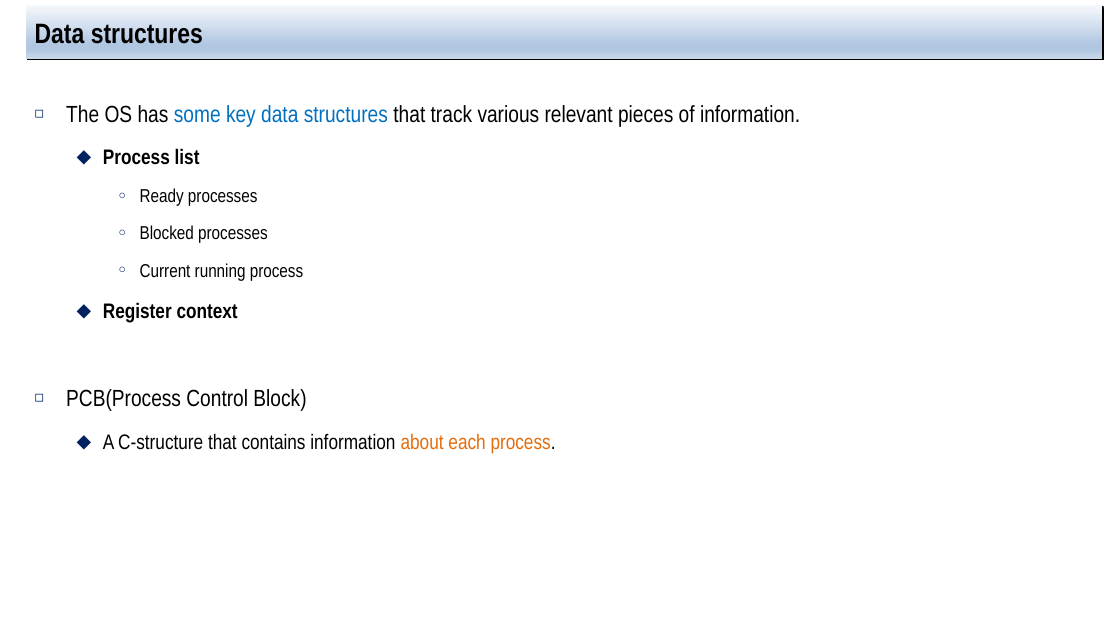
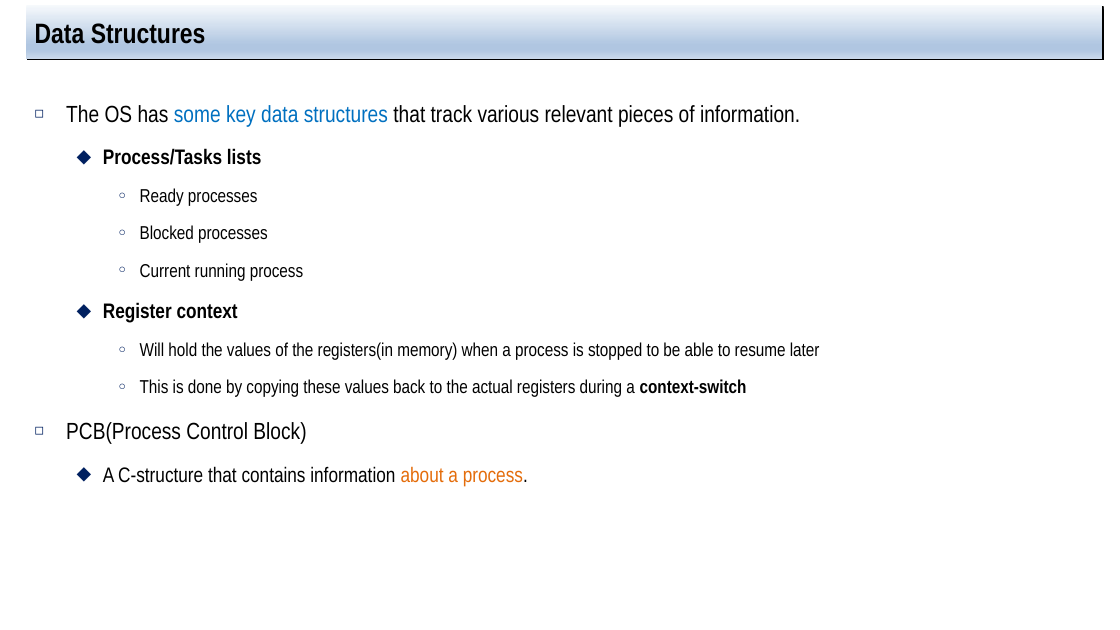
Before and after one commit to jachermocilla/extra-course-materials, a slide deck: slide 16 of cmsc125/ostep/slides/01.Virtualization/04.The_abstraction_the_process.pptx (slide 13 before the commit). Drawn at 1120x630 pixels with LibreOffice and Linux fonts; fonts in the diff are those of the drawing. Boxes give left, top, right and bottom in pixels: in the first picture for what was removed or moved away, otherwise in the second. Text is boxed around its words. In the diff, an @@ line names an element or a change of style, - is before the commit and + after.

```diff
--- a/cmsc125/ostep/slides/01.Virtualization/04.The_abstraction_the_process.pptx
+++ b/cmsc125/ostep/slides/01.Virtualization/04.The_abstraction_the_process.pptx
@@ title at [35, 20, 206, 44]: text changed @@
-Data structures
+Data Structures
@@ text at [103, 148, 261, 165]: text changed @@
-  ⬥ Process list
+  ⬥ Process/Tasks lists
@@ text at [140, 342, 820, 397]: paragraphs added @@
+    ○ Will hold the values of the registers(in memory) when a process is stopped to be able to resume later
+    ○ This is done by copying these values back to the actual registers during a context-switch
@@ text at [103, 466, 528, 487]: text changed @@
-  ⬥ A C-structure that contains information about each process.
+  ⬥ A C-structure that contains information about a process.
```
Also in this commit, not shown: 10 other slides changed, 3 slides added, 1 other file.
